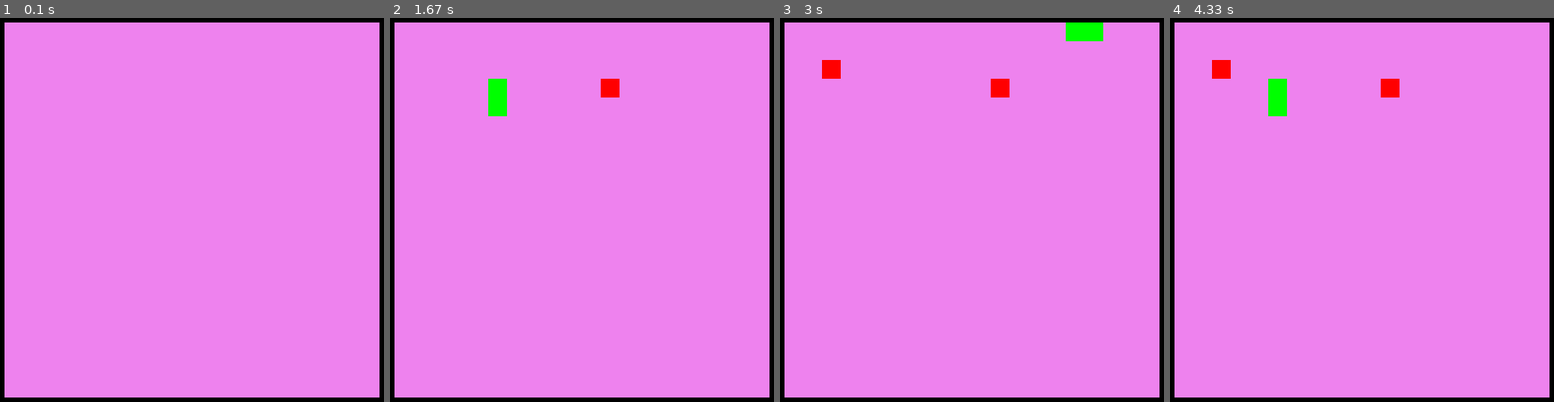
Above: before the commit, frames 1-4 (left to right).
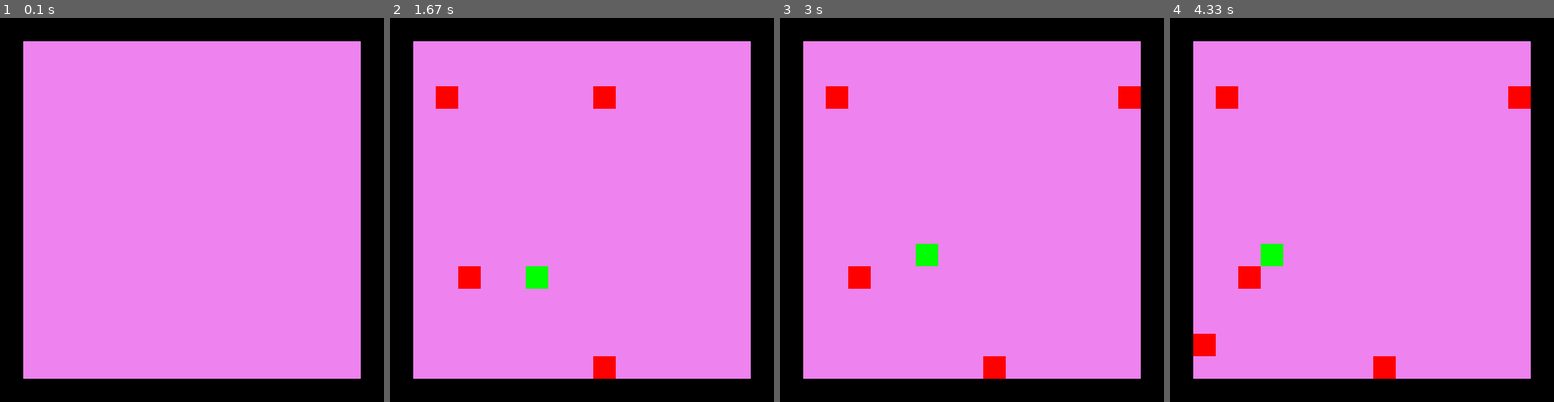
Above: after the commit, the same moments.

Repository: Ezel5826/Wolloko-2025
Game: pygame game, started from Proyectos/proyecto_POO/juego.py
Same seed, same stepped clock (60 frames per second), same inputs: the game is played once before the commit and once after it.
Inputs:
- Up to frame 1 (0.1 s): no input
- Up to frame 2 (1.67 s): hold W 0.83-1.3 s
- Up to frame 3 (3 s): hold 2 1.83-2.37 s; hold A 1.83-2.37 s; tap 1 at 2.4 s
- Up to frame 4 (4.33 s): hold S from 3.9 s (still down)

The runs differ from the first frame. In frame 1, 18% of the frame differs, in the area x 1-99%, y 1-99%; in frame 2, 20%; in frame 3, 20%; in frame 4, 21%.

Commit message:
para_solucionar_en_casa

Diff:
--- a/Proyectos/proyecto_POO/Grilla.py
+++ b/Proyectos/proyecto_POO/Grilla.py
@@ -1,5 +1,5 @@
-ancho=20
-alto=20
+ancho=15
+alto=15
 import apple as ap
 import serpiente as sp
 from random import randint as rn
@@ -20,7 +20,7 @@
     return grid
 
 def in_grid(cords,grid):
-    return 0 <= cords[1] <= len(grid[0])-1
+    return 0 <= cords[1] <= len(grid[0])-1 and 0 <= cords[0] <= len(grid[0])-1
 
 def thers_nothing(serpent,grid):
     return grid[0][serpent[0]][serpent[1]] == 0
--- a/Proyectos/proyecto_POO/apple.py
+++ b/Proyectos/proyecto_POO/apple.py
@@ -2,17 +2,17 @@
 import Grilla
 import serpiente
 
-def create_apple(grid:list[list,int,int]) -> list[(int,int),bool,int]:
+def create_apple(grid:list[list,int,int], count_apple=5) -> list[(int,int),bool,int]:
     state = True
     cords = []
     state_apple=[]
-    feed_increment_size = 1
+    feed_increment_size = -1
+    tipe="normal"
     j=0
-    counter=1
-    while counter!=j:
+    while count_apple!=j:
         cords = [rn(0,Grilla.alto-1), rn(0,Grilla.ancho-1)]
         if not (grid[0][cords[0]][cords[1]] == 1):
-            state_apple.append([cords,state,feed_increment_size])
+            state_apple.append([cords,state,feed_increment_size,tipe])
             cords=[]
             j+=1
     return state_apple
@@ -40,5 +40,5 @@
     return apple
 
 def add_apple(apple,grid):
-    apple.extend(create_apple(grid))
+    apple.extend(create_apple(grid,1))
     return apple
--- a/Proyectos/proyecto_POO/juego.py
+++ b/Proyectos/proyecto_POO/juego.py
@@ -2,11 +2,12 @@
 import serpiente
 import Grilla
 import apple
+import time as tm
 valores=(600,700)
 pygame.init()
 screen = pygame.display.set_mode(valores,pygame.RESIZABLE)
 clock = pygame.time.Clock()
-d_Cubos=25
+d_Cubos=30
 
 def grilla(grilla,dimensiones):
     alto_g = len(grilla[0])*d_Cubos
@@ -28,56 +29,52 @@
                 pygame.draw.rect(screen,"red",cubozz,100)
 
 def main():
+    contador_habilidad=tm.perf_counter()
     Serpiente=serpiente.crear_serpiente()
     grilla_=Grilla.crear_grilla(Grilla.alto,Grilla.ancho,len(Serpiente),1)
-    # print(grilla_)
-    # print(Serpiente)
     apple_=apple.create_apple(grilla_)
-    print(apple_)
+
     running=True
     while running:
+        counter_result=tm.perf_counter() - contador_habilidad
         for event in pygame.event.get():
             if event.type == pygame.QUIT:
                 running = False
             if event.type == pygame.KEYDOWN:
                 if event.key == pygame.K_a:
-                    print(f"antes del desastre {Serpiente[3]}")
+
 
                     Serpiente[3] = (0,-1)#IZQUIERDA
 
-                    print(f"despues del desastre {Serpiente[3]}")
                     # Serpiente,grilla_ = serpiente.move_serpent(Serpiente,grilla_)
                 if event.key == pygame.K_d:
-                    print(f"antes del desastre {Serpiente[3]}")
 
                     Serpiente[3] = (0,1)#DERECHA
 
-                    print(f"despues del desastre {Serpiente[3]}")
 
 
                 if event.key == pygame.K_s:
-                    print(f"antes del desastre {Serpiente[3]}")
 
                     Serpiente[3] = (1,0)#ARRIBA
 
-                    print(f"despues del desastre {Serpiente[3]}")
 
                 if event.key == pygame.K_w:
-                    print(f"antes del desastre {Serpiente[3]}")
 
                     Serpiente[3] = (-1,0)#ABAJO
 
-                    print(f"despues del desastre {Serpiente[3]}")
                     # Serpiente,grilla_=serpiente.move_serpent(Serpiente,grilla_)
 
                 if event.key == pygame.K_4:
                     Serpiente=serpiente.increment_size(Serpiente)
                 if event.key == pygame.K_1:
-                    print(f"la manzana antes de añadirse {apple_}")
                     apple_=apple.increment_apple(True,apple_,grilla_)
-                    print(f"la manzana despeus de añadirse {apple_}")
                 if event.key == pygame.K_2:
                     apple_=apple.increment_apple(False,apple_,grilla_)
+        # print(counter_result)
+        if counter_result > 10:
+            # print("hii")
+            apple_=apple.increment_apple(True,apple_,grilla_)
+            contador_habilidad=tm.perf_counter()
         screen.fill("black")
         Cambios_dimensionales_pantalla = pygame.display.get_surface().get_size()
         grilla(grilla_,Cambios_dimensionales_pantalla)
@@ -88,7 +85,7 @@
         apple_,grilla_ =apple.check_state(apple_,grilla_)
         pygame.display.flip()
 
-        clock.tick(10)
+        clock.tick(1)
 
     pygame.quit()
 main()
--- a/Proyectos/proyecto_POO/serpiente.py
+++ b/Proyectos/proyecto_POO/serpiente.py
@@ -9,9 +9,8 @@
     return [cordenadas,len(cordenadas),color,sense]
 
 def move_serpent(serpent,grid):
+    tail=serpent[0][0]
 
-    tail=serpent[0][0]
-    print(serpent)
     if not serpent[3] == (0,0):
         for i in range(serpent[1]):
             if i + 1 <= serpent[1]-1:
@@ -20,37 +19,55 @@
     for i in range(2):
         serpent[0][serpent[1]-1][i] += serpent[3][i]
 
+    print(f"esta es la serpiente {serpent[0]}")
+
     if in_grid(tail,grid):
-        grid[0][tail[0]][tail[1]] = 0
+        if not serpent[1]==1:
+            grid[0][tail[0]][tail[1]] = 0
+        else:
+            print(tail)
+            print(serpent[3])
+            grid[0][tail[0] - serpent[3][0]][tail[1] - serpent[3][1]] = 0
 
     for _ in range(serpent[1]):
-        if serpent[0][_][1] > len(grid[0])-1:
+        if serpent[0][_][1] == len(grid[0]):
             serpent[0][_][1] = 0
-        if serpent[0][_][1] < 0:
-            serpent[0][_][1] = 19
-
-        if serpent[0][_][0] > len(grid[0])-1:
+            break
+        if serpent[0][_][1] == 0:
+            serpent[0][_][1] = len(grid[0])-1
+            break
+        if serpent[0][_][0] == len(grid[0])-1:
             serpent[0][_][0] = 0
-        if serpent[0][_][0] < 0:
-            serpent[0][_][0] = 19
-
+            break
+        if serpent[0][_][0] == 0:
+            serpent[0][_][0] = len(grid[0])-1
+            break
     return serpent, grid
 
-def increment_size(serpent):
-    serpent[0].insert(0,[serpent[0][0][0],serpent[0][0][1] -1])
-    serpent[1]+=1
+def dincrement_size(serpent,apple):
+    if apple[2]>=1:
+        for i in range(apple[2]):
+            serpent[0].insert(0,[serpent[0][0][0],serpent[0][0][1] -1])
+            serpent[1]+=1
+    else:
+        if not len(serpent[0])==1:
+            for i in range(-2,apple[2]):
+                serpent[0].pop(0)
+                serpent[1]-=1
     return serpent
+
 
 def eat_appl(serpent,apple):
     for i in range(len(apple)):
         if apple[i][0] == serpent[0][serpent[1]-1] or apple[i][0] == serpent[0][0]:
-            serpent=increment_size(serpent)
+            print(serpent)
             apple[i][1] = False
+            serpent=dincrement_size(serpent,apple[i])
     return serpent,apple
 
 
 def in_grid(cords,grid):
-    return 0 <= cords[1] <= len(grid[0])-1
+    return 0 <= cords[1] <= len(grid[0])-1 and 0 <= cords[0] <= len(grid[0])-1
 
 def thers_nothing(serpent,grid):
     return grid[0][serpent[0]][serpent[1]] == 0
--- a/clases/Clase_Deldago.py
+++ b/clases/Clase_Deldago.py
@@ -42,9 +42,10 @@
 # x= [[(0,0),True,1,2],[(0,0),False,1,1],[(0,0),True]]
 # for _ in range(len(x)):
 #     print(all(x[_]))
-
+holaa=-1
 hola=[0,1,2,2,3,4,5,6]
 print(hola.pop(1))
 print(hola)
 hola.append(3)
 print(hola)
+print(-1==False)
